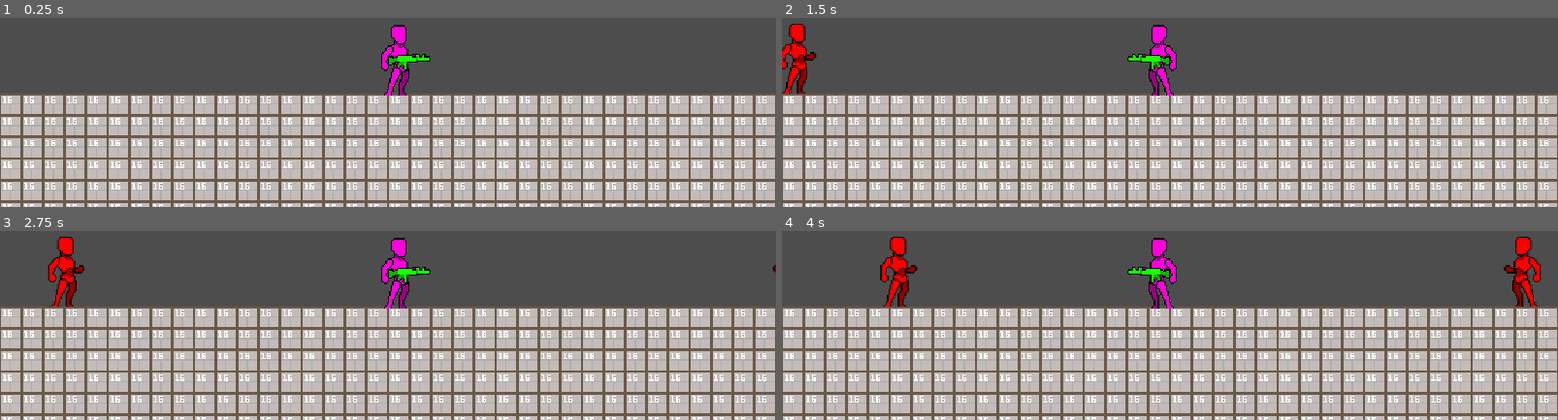
Above: before the commit, frames 1-4 (two rows, left to right).
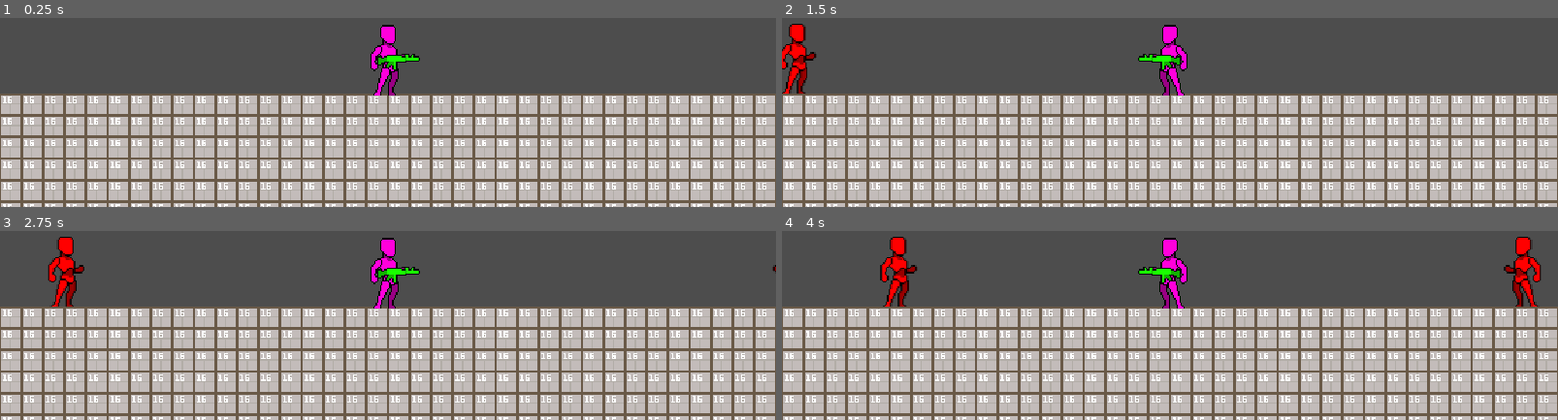
Above: after the commit, the same moments.

Repository: symbol24/sideroguesurvivor
Game: Godot game, scene res://scenes/utilities/boot.tscn
The game is run twice, just before and just after one commit, with the same random seed, the same clock (stepped at 60 frames per second) and the same inputs.
Inputs:
- Up to frame 1 (0.25 s): no input
- Up to frame 2 (1.5 s): tap Enter at 0.5 s; hold D (right) 0.53-1.28 s; hold Left (left) from 1.28 s (still down)
- Up to frame 3 (2.75 s): release Left (left) at 2.03 s; hold D (right) from 2.03 s (still down)
- Up to frame 4 (4 s): release D (right) at 3.53 s; hold Left (left) from 3.53 s (still down)

The runs differ from the first frame. In frame 1, 1.3% of the frame differs, in the area x 47-56%, y 3-42%; in frame 2, 1.3%; in frame 3, 1.3%; in frame 4, 1.3%.

Commit message:
Chore: Adjust debug character scene positions

Diff:
--- a/scenes/characters/player/debug_character.tscn
+++ b/scenes/characters/player/debug_character.tscn
@@ -24,14 +24,18 @@
 attack_detector = NodePath("attack_detector")
 
 [node name="image" type="TileMapLayer" parent="." unique_id=1787454930]
+unique_name_in_owner = true
+position = Vector2(-8, 0)
 tile_map_data = PackedByteArray("AAD///z/AAAAABkAAAD///3/AAAAABoAAAD///7/AAAAABsAAAD/////AAAAABwAAAAAAPz/AAABABkAAAAAAP3/AAABABoAAAAAAP7/AAABABsAAAAAAP//AAABABwAAAABAPz/AAACABkAAAABAP3/AAACABoAAAABAP7/AAACABsAAAABAP//AAACABwAAAA=")
 tile_set = ExtResource("1_m2gs7")
 
 [node name="CollisionShape2D" type="CollisionShape2D" parent="." unique_id=134388491]
-position = Vector2(8, -26)
+position = Vector2(0, -26)
 shape = SubResource("RectangleShape2D_x3syn")
 
 [node name="gun" type="TileMapLayer" parent="." unique_id=581566485]
+unique_name_in_owner = true
+position = Vector2(-8, 0)
 tile_map_data = PackedByteArray("AAAAAP7/AAAKAA0AAAABAP7/AAALAA0AAAA=")
 tile_set = ExtResource("1_m2gs7")
 
@@ -39,6 +43,7 @@
 position = Vector2(16, -27)
 
 [node name="hurt_collider" type="Area2D" parent="." unique_id=407295084]
+position = Vector2(-8, 0)
 collision_layer = 2
 collision_mask = 8
 script = ExtResource("4_xefur")
